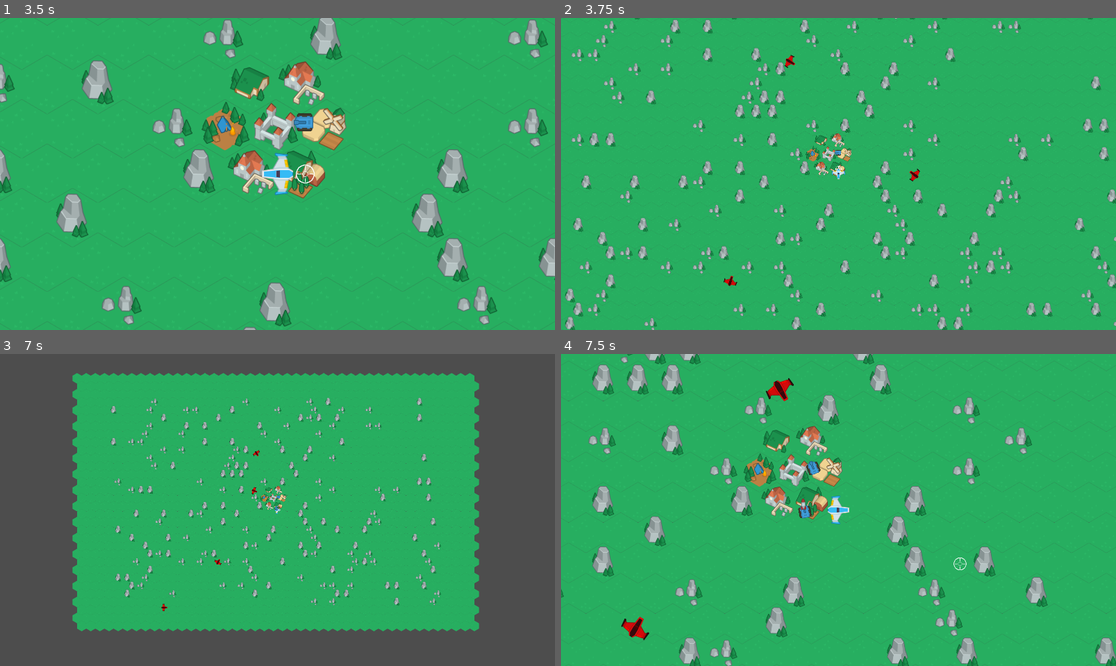
Above: before the commit, frames 1-4 (two rows, left to right).
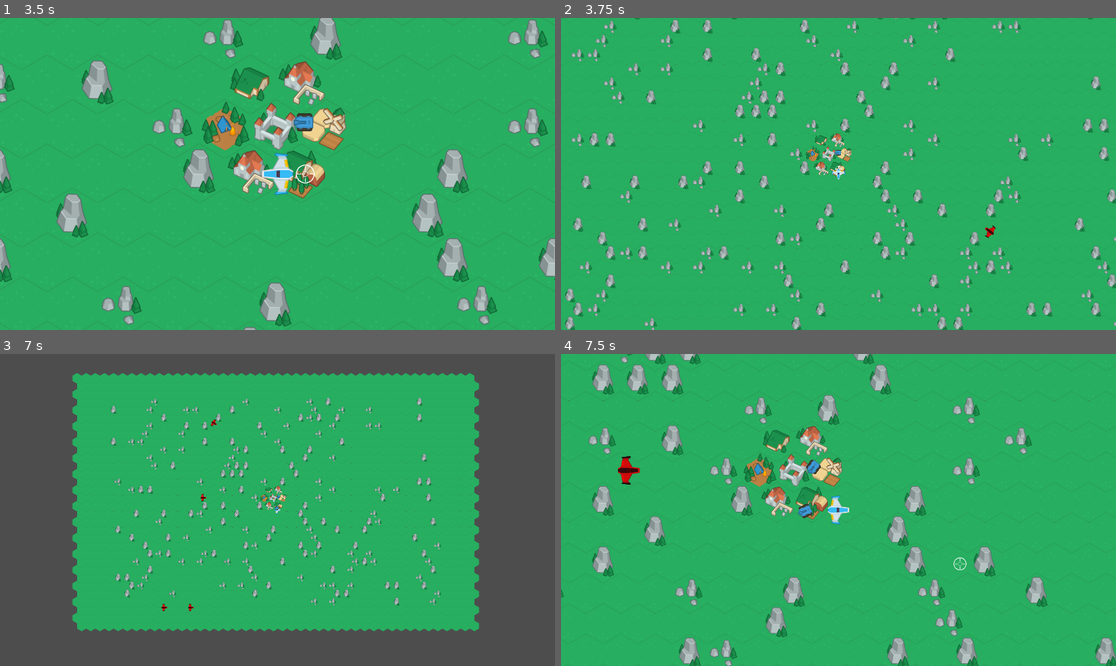
Above: after the commit, the same moments.

Repository: marleeeeeey/turret_commander
Game: Godot game, scene res://this/main.tscn
Two runs of this game, one before a commit and one after it. Both use one fixed random seed, a clock stepped at 60 frames per second and the inputs below.
Inputs (mouse positions are in pixels of both pictures, inside the frame that each line leads up to):
- Up to frame 1 (3.5 s): tap Enter at 0.5 s; move the mouse to (249, 236) at 0.52 s; hold Up (move_up) 0.53-2.03 s; tap Space (shoot) at 0.6, 1.35, 2.3, 3.05 s; click (249, 236) at 0.67 s; move the mouse to (444, 220) at 1.27 s; move the mouse to (111, 127) at 2.02 s; hold A (move_left) from 2.03 s (still down); tap R (spawn_turret) at 2.1 s; move the mouse to (305, 174) at 2.77 s; tap Mouse wheel up (zoom_in) at 2.85 s; click (305, 174) at 2.92 s
- Up to frame 2 (3.75 s): tap Space (shoot) at 3.5 s; move the mouse to (755, 96) at 3.52 s; release A (move_left) at 3.53 s; hold S (move_down) from 3.53 s (still down); hold Mouse wheel down (zoom_out) from 3.53 s (still down)
- Up to frame 3 (7 s): tap Space (shoot) at 3.8, 4.35, 5.1, 5.75, 6.05, 6.8 s; move the mouse to (399, 494) at 4.27 s; release S (move_down) at 4.28 s; release Mouse wheel down (zoom_out) at 4.28 s; hold D (move_right) 4.28-5.03 s; tap Enter at 5, 6.5 s; move the mouse to (166, 525) at 5.02 s; hold Up (move_up) 5.03-5.78 s; click (166, 525) at 5.17 s; move the mouse to (333, 441) at 5.77 s; hold D (move_right) from 5.78 s (still down); tap R (spawn_turret) at 5.85 s; move the mouse to (249, 572) at 6.52 s; hold Mouse wheel up (zoom_in) from 6.53 s (still down)
- Up to frame 4 (7.5 s): keep holding D (move_right); move the mouse to (1005, 556) at 7.27 s; release Mouse wheel up (zoom_in) at 7.28 s; tap Mouse wheel down (zoom_out) at 7.35 s; click (1005, 556) at 7.42 s

Frame 1 is identical in both runs. In frame 2, 0.2% of the frame differs, in the area x 29-79%, y 11-86%; in frame 3, less than 0.1%; in frame 4, 0.7%, in the area x 10-47%, y 7-92%.

Commit message:
Enemies attacks turrents if near.

Diff:
--- a/common/scene_enemy/enemy.gd
+++ b/common/scene_enemy/enemy.gd
@@ -2,17 +2,20 @@
 
 @export var speed = 300.0
 
+@onready var nav_agent : NavigationAgent2D = $NavigationAgent2D
+@onready var timer_nav_to_fort : Timer = $TimerNavToFort
+
 
 func _ready() -> void:
-	$NavigationAgent2D.target_position = Vector2.ZERO
+	timer_nav_to_fort.start()
 
 
 func _physics_process(delta: float) -> void:
-	if $NavigationAgent2D.is_navigation_finished():
+	if nav_agent.is_navigation_finished():
 		return
 
 	# Calculate the next path position.
-	var next_path_position = $NavigationAgent2D.get_next_path_position()
+	var next_path_position = nav_agent.get_next_path_position()
 
 	# Rotate towards the next path position. X axis is the forward direction.
 	look_at(next_path_position)
@@ -24,3 +27,14 @@
 
 	# Move the character.
 	move_and_slide()
+
+
+func _on_turrets_scan_area_body_entered(body: Node2D) -> void:
+	var turret = body as Turret
+	if turret:
+		nav_agent.target_position = turret.global_position
+		timer_nav_to_fort.start()
+
+
+func _on_timer_nav_to_fort_timeout() -> void:
+	nav_agent.target_position = Vector2.ZERO
--- a/common/scene_enemy/enemy.tscn
+++ b/common/scene_enemy/enemy.tscn
@@ -1,10 +1,13 @@
-[gd_scene load_steps=4 format=3 uid="uid://b7c30j4ac0y6r"]
+[gd_scene load_steps=5 format=3 uid="uid://b7c30j4ac0y6r"]
 
 [ext_resource type="Texture2D" uid="uid://d1tmel773sish" path="res://common/scene_enemy/art/enemy.png" id="1_2pukf"]
 [ext_resource type="Script" path="res://common/scene_enemy/enemy.gd" id="1_ucxcd"]
 
 [sub_resource type="CircleShape2D" id="CircleShape2D_8xyxm"]
 radius = 25.0
+
+[sub_resource type="CircleShape2D" id="CircleShape2D_r54b1"]
+radius = 500.0
 
 [node name="Enemy" type="CharacterBody2D" groups=["enemies"]]
 collision_layer = 16
@@ -21,3 +24,16 @@
 shape = SubResource("CircleShape2D_8xyxm")
 
 [node name="NavigationAgent2D" type="NavigationAgent2D" parent="."]
+
+[node name="TurretsScanArea" type="Area2D" parent="."]
+collision_layer = 0
+collision_mask = 4
+
+[node name="CollisionShape2D" type="CollisionShape2D" parent="TurretsScanArea"]
+shape = SubResource("CircleShape2D_r54b1")
+
+[node name="TimerNavToFort" type="Timer" parent="."]
+one_shot = true
+
+[connection signal="body_entered" from="TurretsScanArea" to="." method="_on_turrets_scan_area_body_entered"]
+[connection signal="timeout" from="TimerNavToFort" to="." method="_on_timer_nav_to_fort_timeout"]
--- a/common/scene_turret/turret.gd
+++ b/common/scene_turret/turret.gd
@@ -1,8 +1,8 @@
-extends StaticBody2D
+class_name Turret extends StaticBody2D
 
 @export var bullet_scene: PackedScene
-@export var shooting_interval = 1.0
-@export var range = 500
+@export var shooting_interval = 0.4
+@export var view_range = 500
 @export var deviation_rad = PI / 12
 
 var target = null
@@ -13,7 +13,7 @@
 	$ShootingTimer.start()
 
 	var scan_circle: CircleShape2D = $EnemyScanArea/CollisionShape2D.shape
-	scan_circle.radius = range
+	scan_circle.radius = view_range
 
 
 # Called every frame. 'delta' is the elapsed time since the previous frame.
@@ -25,7 +25,7 @@
 
 func _get_closest_target() -> Node2D:
 	var closest_target = null
-	var closest_dist = range
+	var closest_dist = view_range
 	for body in $EnemyScanArea.get_overlapping_bodies():
 		if body.is_in_group("enemies"):
 			var dist = global_position.distance_to(body.global_position)
--- a/common/scene_turret/turret.tscn
+++ b/common/scene_turret/turret.tscn
@@ -14,7 +14,6 @@
 collision_mask = 16
 script = ExtResource("1_o8x7h")
 bullet_scene = ExtResource("2_7isud")
-shooting_interval = 0.2
 
 [node name="Sprite2D" type="Sprite2D" parent="."]
 rotation = -1.5708
